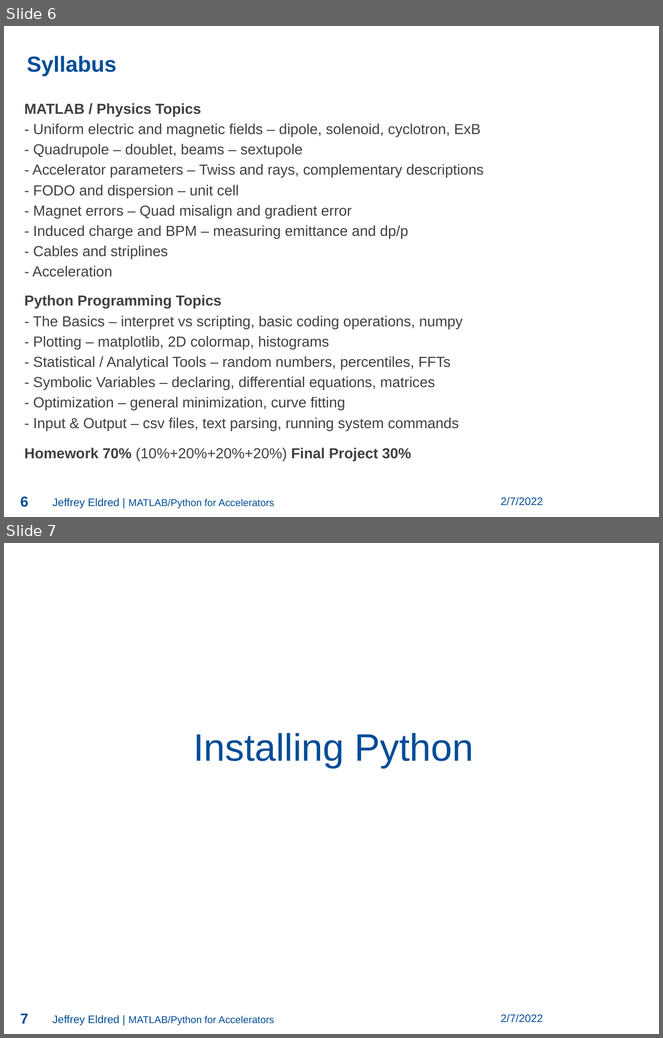
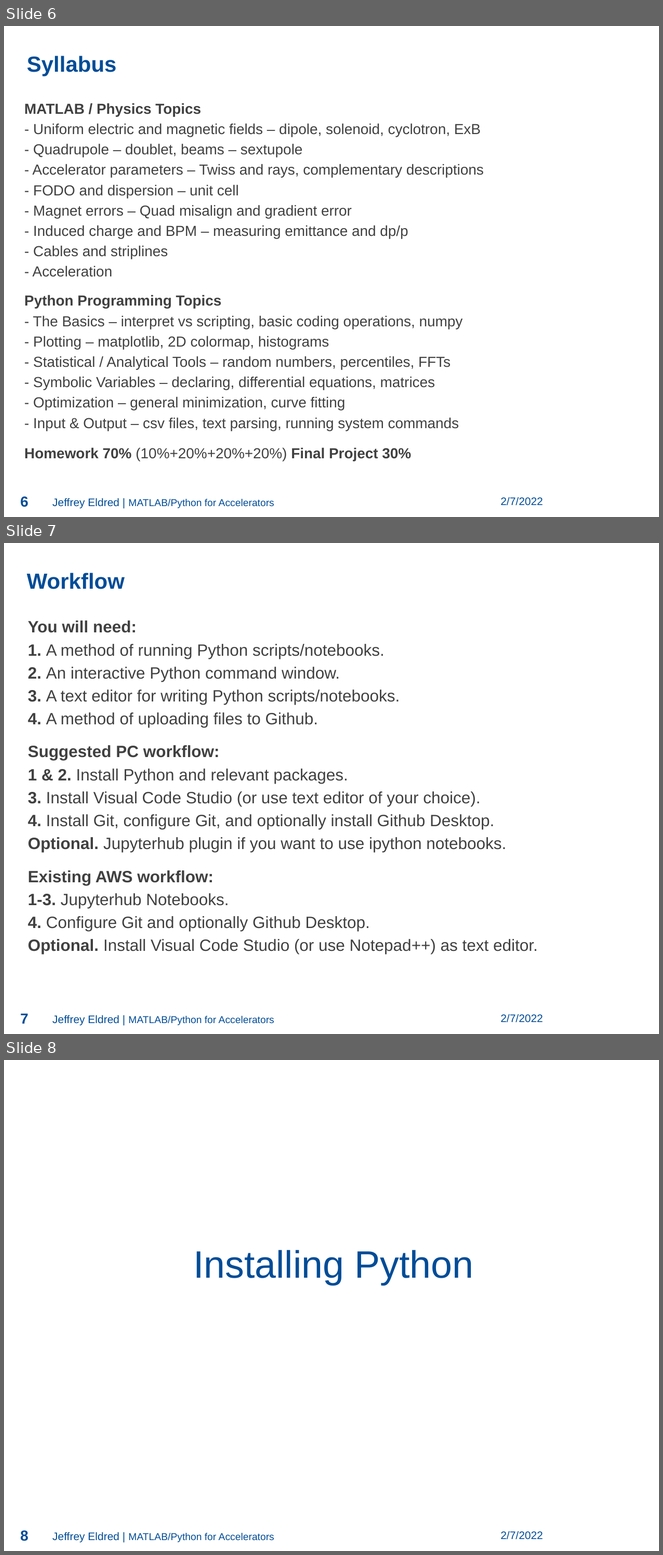
Before and after one commit to jseldred/USPAS_Python_2022, a slide deck: lectures/Eldred_1.pptx. Shown one above the other, each under a label of ours: slides 6 and 7 before the commit, slides 6, 7 and 8 after it. The pictures are 663x1038 and 663x1555 pixels, drawn with LibreOffice and Linux fonts; fonts in the diff are those of the drawing; background and template pictures are left out. Boxes give left, top, right and bottom in pixels: in the first picture for what was removed or moved away, otherwise in the second. Text is boxed around its words. In the diff, an @@ line names an element or a change of style, - is before the commit and + after.

Commit message:
lecture 1 workflow instructions

```diff
--- a/lectures/Eldred_1.pptx
+++ b/lectures/Eldred_1.pptx
@@ slide 7 added at <box>4,543,659,1034</box>, background picture (left out) @@
@@ page number added at <box>550,543,623,565</box>, 18 pt, text #FFFFFF @@
+7
@@ page number added at <box>550,544,624,568</box>, 18 pt, text #FFFFFF @@
+7
@@ text added at <box>27,573,125,589</box>, 24 pt, text #004C97, bold @@
+Workflow
@@ text added at <box>28,620,538,954</box>, 18 pt, text #404040 @@
+You will need:
+1. A method of running Python scripts/notebooks.
+2. An interactive Python command window.
+3. A text editor for writing Python scripts/notebooks.
+4. A method of uploading files to Github.
+Suggested PC workflow:
+1 & 2. Install Python and relevant packages.
+3. Install Visual Code Studio (or use text editor of your choice).
+4. Install Git, configure Git, and optionally install Github Desktop.
+Optional. Jupyterhub plugin if you want to use ipython notebooks.
+Existing AWS workflow:
+1-3. Jupyterhub Notebooks.
+4. Configure Git and optionally Github Desktop.
+Optional. Install Visual Code Studio (or use Notepad++) as text editor.
@@ page number added at <box>20,1014,28,1024</box>, 16 pt, text #004C97, bold @@
+7
@@ text added at <box>52,1015,274,1026</box>, 11 pt, text #004C97 @@
+Jeffrey Eldred | MATLAB/Python for Accelerators
@@ text added at <box>501,1014,543,1023</box>, 12 pt, text #004C97 @@
+2/7/2022
@@ what was slide 7 is now slide 8 @@
@@ page number at <box>20,1531,28,1542</box>: text changed @@
-7
+8
```
Also in this commit, not shown: 6 slides changed, 16 other slides added.
